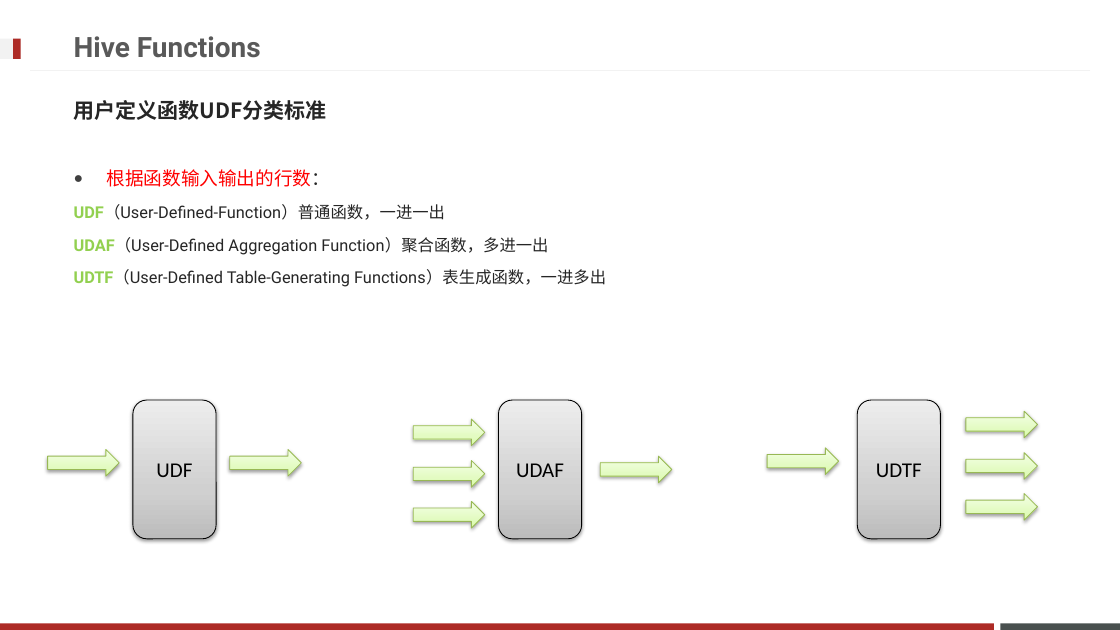
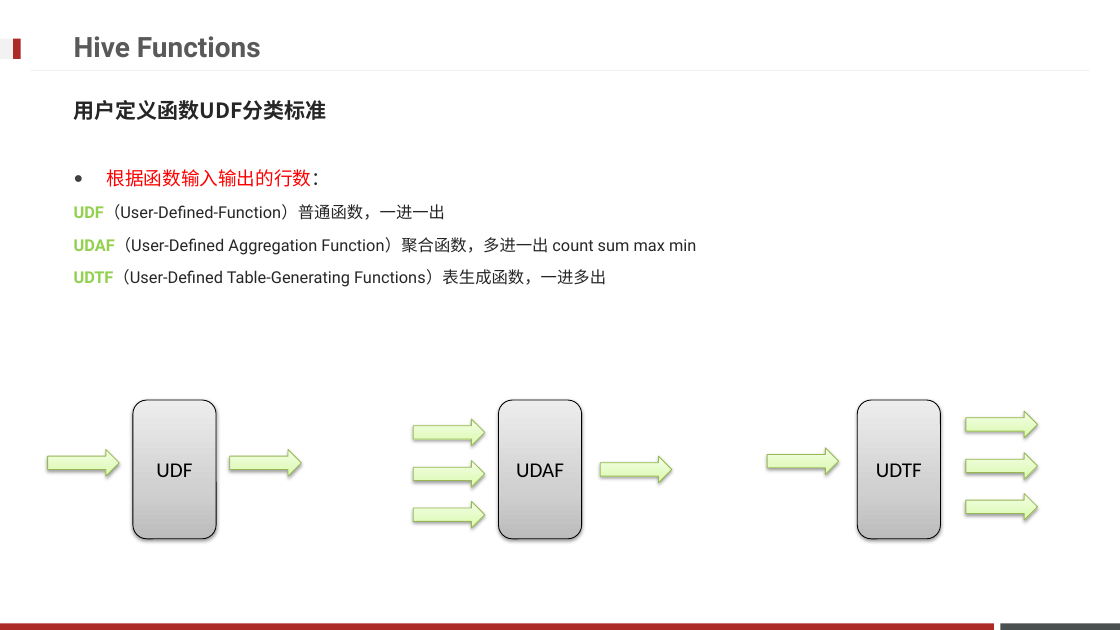
Before and after one commit to Legolas9999/big_data, a slide deck: slide 98 of Hadoop/大数据离线阶段--07(Hive DQL语法).pptx. Drawn at 1120x630 pixels with LibreOffice and Linux fonts; fonts in the diff are those of the drawing; background and template pictures are left out. Boxes give left, top, right and bottom in pixels: in the first picture for what was removed or moved away, otherwise in the second. Text is boxed around its words. In the diff, an @@ line names an element or a change of style, - is before the commit and + after.

```diff
--- a/Hadoop/大数据离线阶段--07(Hive DQL语法).pptx
+++ b/Hadoop/大数据离线阶段--07(Hive DQL语法).pptx
@@ text at [74, 237, 696, 255]: text changed @@
-UDAF（User-Defined Aggregation Function）聚合函数，多进一出
+UDAF（User-Defined Aggregation Function）聚合函数，多进一出 count sum max min
```
Also in this commit, not shown: 19 other slides changed.
